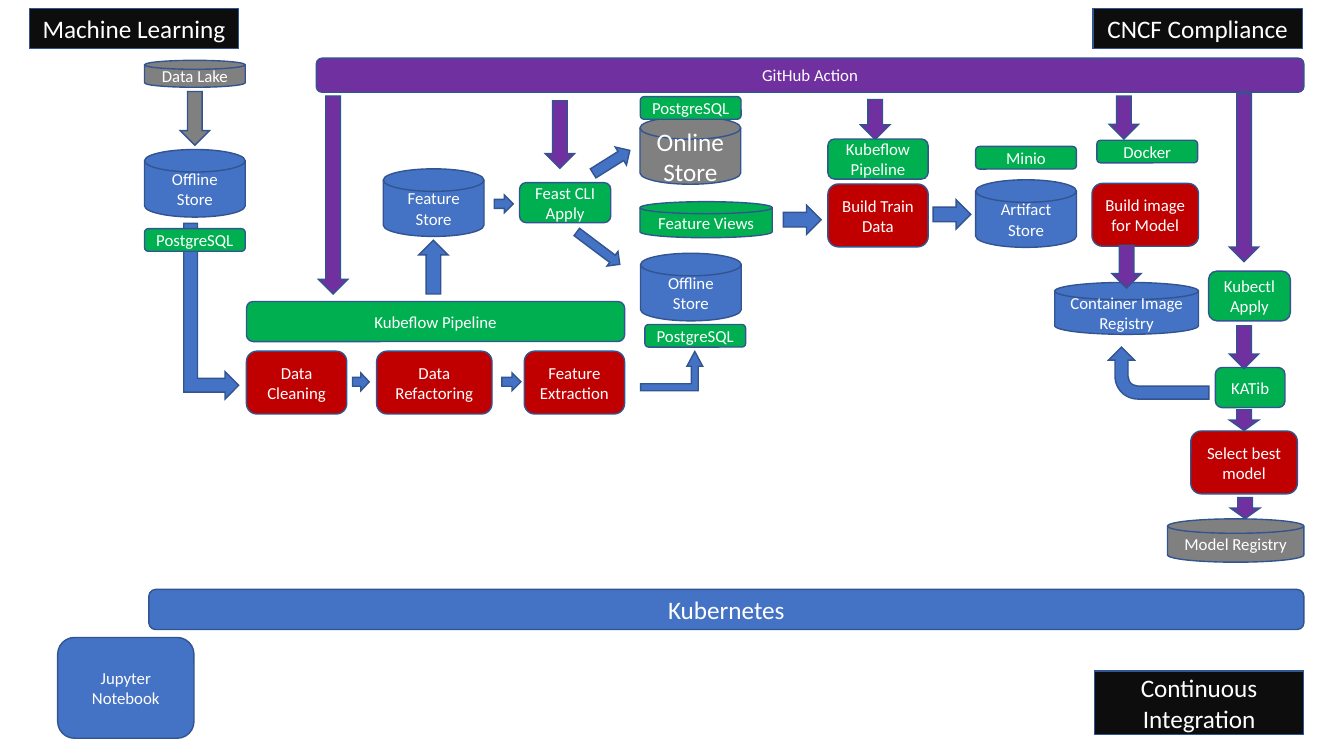
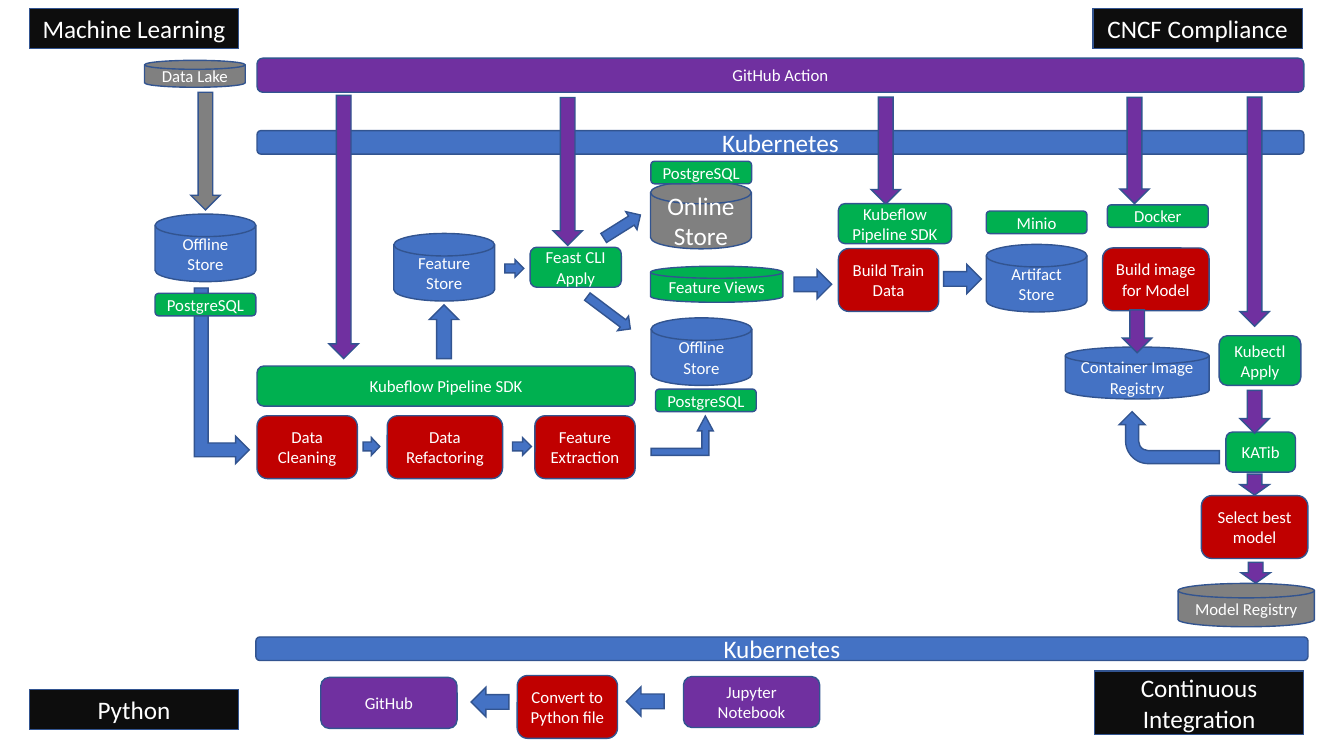
Before and after one commit to majinet/ml_workflow, a slide deck: slide 2 of Overall_Arch.pptx. Drawn at 1344x756 pixels with LibreOffice and Linux fonts; fonts in the diff are those of the drawing. Boxes give left, top, right and bottom in pixels: in the first picture for what was removed or moved away, otherwise in the second. Text is boxed around its words. In the diff, an @@ line names an element or a change of style, - is before the commit and + after.

Commit message:
First verion of Overall CI Arch

```diff
--- a/Overall_Arch.pptx
+++ b/Overall_Arch.pptx
@@ rounded rectangle "GitHub Action": place and size @@
-rounded rectangle "GitHub Action" at (317, 58, 1305, 93)
+rounded rectangle "GitHub Action" at (257, 58, 1305, 93)
@@ down arrow: place and size @@
-down arrow at (180, 92, 210, 145)
+down arrow at (191, 93, 220, 211)
@@ down arrow: place and size @@
-down arrow at (319, 96, 348, 293)
+down arrow at (329, 96, 358, 359)
@@ down arrow: place and size @@
-down arrow at (545, 101, 575, 168)
+down arrow at (554, 98, 583, 246)
@@ down arrow: place and size @@
-down arrow at (861, 100, 890, 140)
+down arrow at (871, 97, 900, 204)
@@ down arrow: place and size @@
-down arrow at (1110, 96, 1139, 139)
+down arrow at (1120, 98, 1149, 204)
@@ down arrow: place and size @@
-down arrow at (1230, 93, 1259, 261)
+down arrow at (1240, 97, 1269, 326)
@@ rounded rectangle added at (257, 131, 1305, 154), fill #4472C4, outline #325491 1 pt, 18 pt, text #FFFFFF @@
+Kubernetes
@@ rounded rectangle "Kubeflow Pipeline SDK": place and size @@
-rounded rectangle "Kubeflow Pipeline SDK" at (828, 139, 929, 179)
+rounded rectangle "Kubeflow Pipeline SDK" at (839, 204, 952, 244)
@@ text in rounded rectangle at (852, 208, 938, 244): text changed @@
-Kubeflow Pipeline
+Kubeflow Pipeline SDK
@@ 15 rounded rectangles, 8 cylinders, 8 down arrows, 4 right arrows, 2 bent up arrows, 1 bent arrow: place and size @@
-15 rounded rectangles, 8 cylinders, 8 down arrows, 4 right arrows, 2 bent up arrows, 1 bent arrow at (144, 97, 1304, 563)
+15 rounded rectangles, 8 cylinders, 8 down arrows, 4 right arrows, 2 bent up arrows, 1 bent arrow at (155, 161, 1315, 627)
@@ text in rounded rectangle at (370, 380, 523, 395): text changed @@
-Kubeflow Pipeline
+Kubeflow Pipeline SDK
@@ rounded rectangle "Kubernetes": place and size @@
-rounded rectangle "Kubernetes" at (149, 590, 1305, 630)
+rounded rectangle "Kubernetes" at (256, 637, 1309, 660)
@@ rounded rectangle added at (321, 678, 457, 729), fill #7030A0, outline #325491 1 pt, 12 pt, text #FFFFFF @@
+GitHub
@@ down arrow added at (472, 688, 509, 717), fill #4472C4, outline #325491 1 pt @@
@@ rounded rectangle added at (517, 676, 618, 738), fill #C00000, outline #325491 1 pt, 12 pt, text #FFFFFF @@
+Convert to Python file
@@ down arrow added at (627, 687, 664, 716), fill #4472C4, outline #325491 1 pt @@
@@ rounded rectangle "Jupyter Notebook": place and size @@
-rounded rectangle "Jupyter Notebook" at (57, 637, 194, 738)
+rounded rectangle "Jupyter Notebook" at (684, 677, 820, 728)
@@ rounded rectangle "Jupyter Notebook" at (684, 677, 820, 728): fill #4472C4 to #7030A0 @@
@@ rectangle added at (29, 690, 239, 730), fill #0D0D0D, outline #325491 1 pt, 18 pt, text #FFFFFF @@
+Python
```
